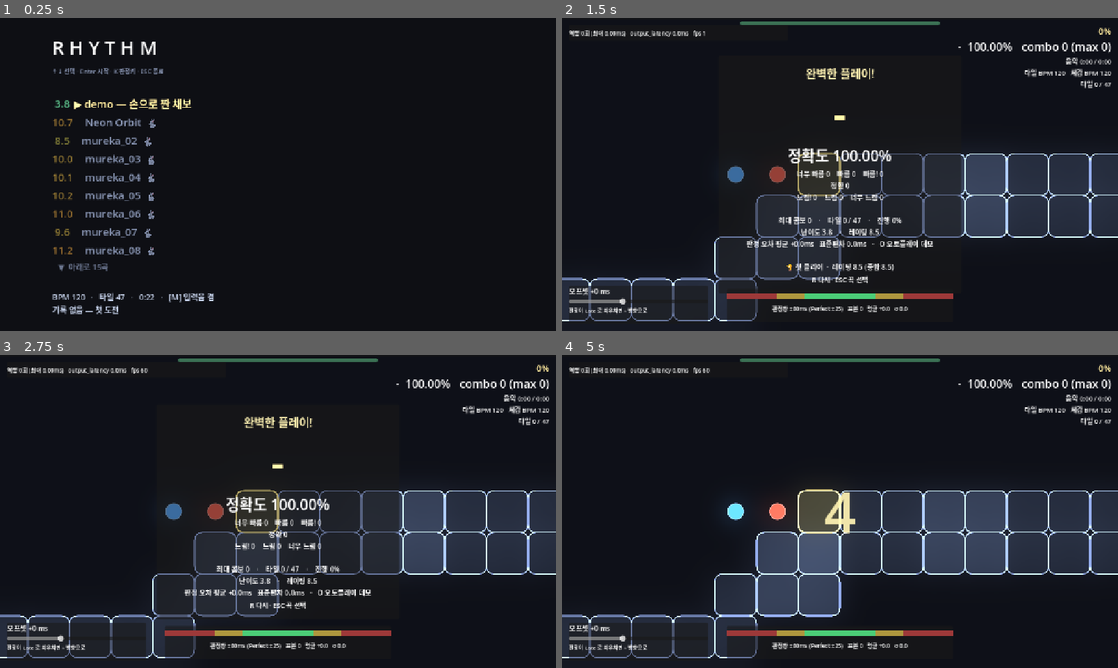
Above: before the commit, frames 1-4 (two rows, left to right).
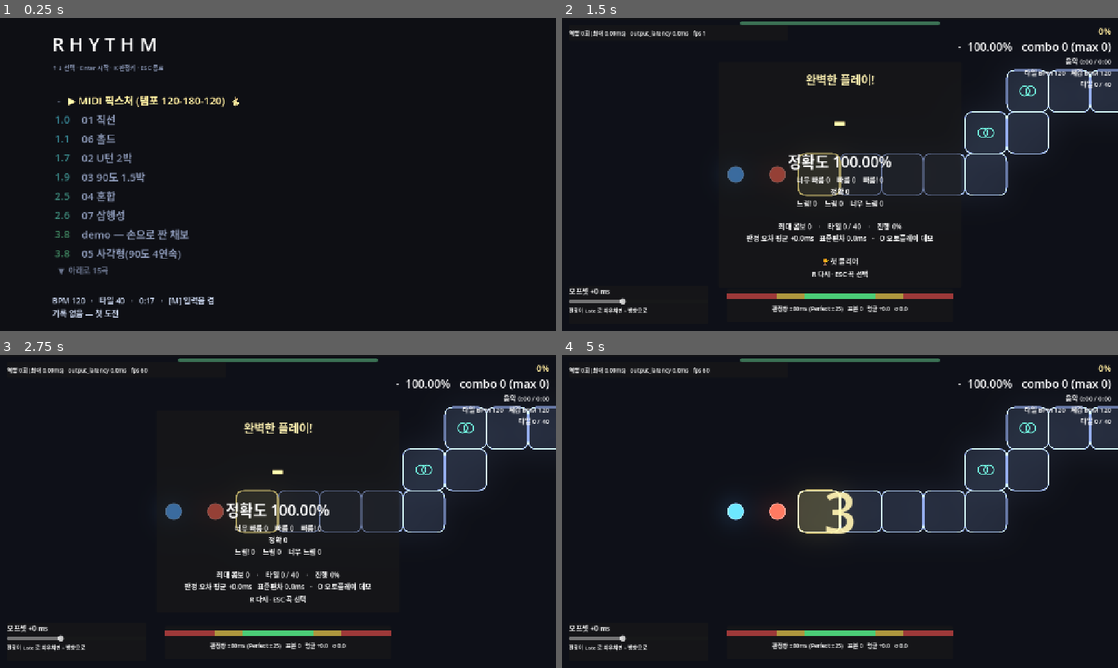
Above: after the commit, the same moments.

Repository: gook-lab/rhythm-godot
Game: Godot game, scene res://scenes/SongSelect.tscn
The game is run twice, just before and just after one commit, with the same random seed, the same clock (stepped at 60 frames per second) and the same inputs. Sound files missing from this copy of the repository are replaced by a short silence.
Inputs (mouse positions are in pixels of both pictures, inside the frame that each line leads up to):
- Up to frame 1 (0.25 s): no input
- Up to frame 2 (1.5 s): tap Enter at 0.5 s; move the mouse to (962, 158) at 0.52 s; hold D 0.53-1.28 s; tap Q at 0.6, 1.35 s; click (962, 158) at 0.67 s; tap Space at 0.77 s; move the mouse to (728, 190) at 1.27 s; hold Down from 1.28 s (still down)
- Up to frame 3 (2.75 s): tap Space at 1.52, 2 s; move the mouse to (333, 442) at 2.02 s; release Down at 2.03 s; hold D from 2.03 s (still down); tap R at 2.1 s; tap Q at 2.3 s
- Up to frame 4 (5 s): move the mouse to (812, 574) at 2.77 s; release D at 2.78 s; hold Up 2.78-3.53 s; tap V at 2.85 s; click (812, 574) at 2.92 s; tap Space at 3.02, 3.77, 4.52 s; tap Q at 3.05, 3.8, 4.55 s; tap Enter at 3.5 s; move the mouse to (1006, 558) at 3.52 s; hold A from 3.53 s (still down); tap O at 3.6 s; tap Escape at 4.15 s; move the mouse to (673, 464) at 4.27 s; tap Shift at 4.35 s

The runs differ from the first frame. In frame 1, 4.6% of the frame differs, in the area x 9-43%, y 6-96%; in frame 2, 21%; in frame 3, 21%; in frame 4, 23%, in the area x 0-100%, y 16-97%.

Commit message:
feat(select): 곡 목록을 난이도 오름차순 정렬 — 목록이 곧 성장 경로

Diff:
--- a/scripts/SongSelect.gd
+++ b/scripts/SongSelect.gd
@@ -70,7 +70,12 @@
 						and (c.audio as AudioStreamWAV).stereo,
 				})
 		f = d.get_next()
-	out.sort_custom(func(a, b): return a.path < b.path)
+	# 난이도 오름차순 — 목록이 곧 성장 경로가 된다(쉬운 곡부터 아래로 내려간다).
+	# 같은 난이도는 경로순으로 고정해 실행마다 순서가 흔들리지 않게 한다.
+	out.sort_custom(func(a, b):
+		if absf(float(a.diff) - float(b.diff)) > 1e-6:
+			return float(a.diff) < float(b.diff)
+		return a.path < b.path)
 	return out
 
 
